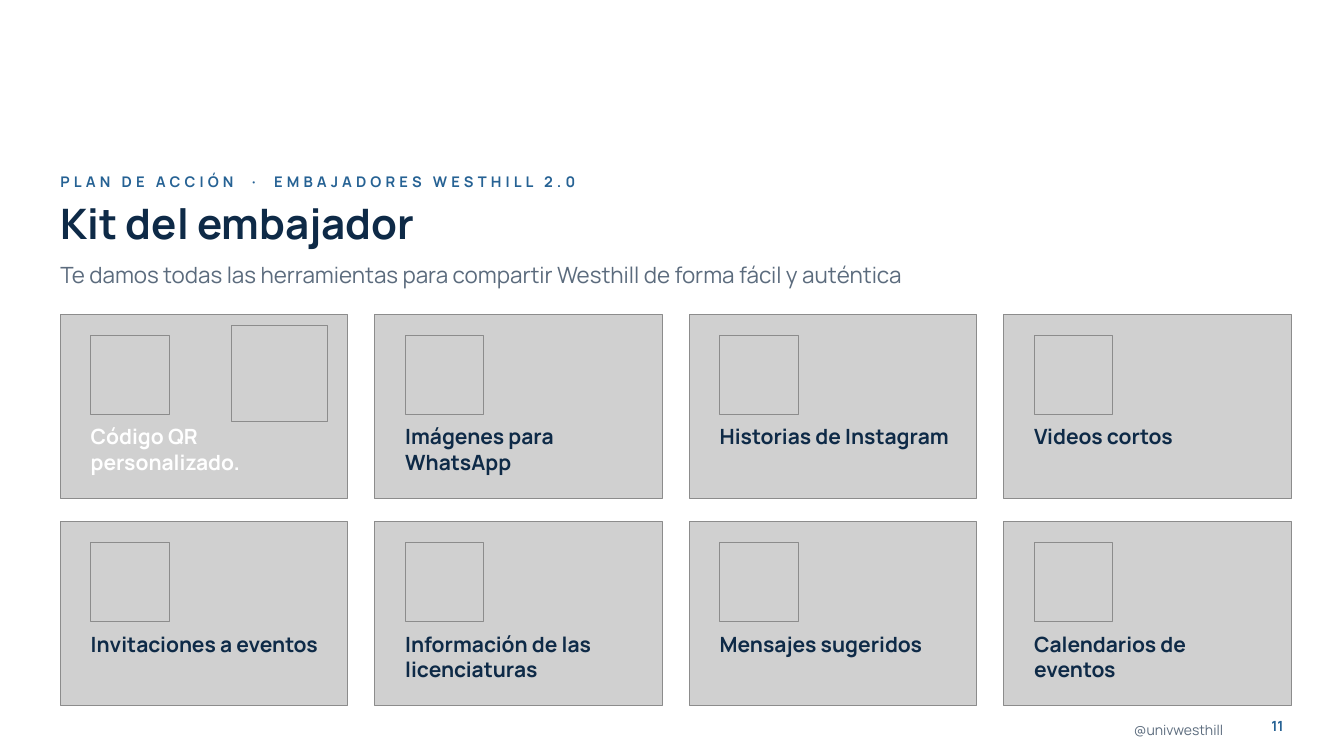
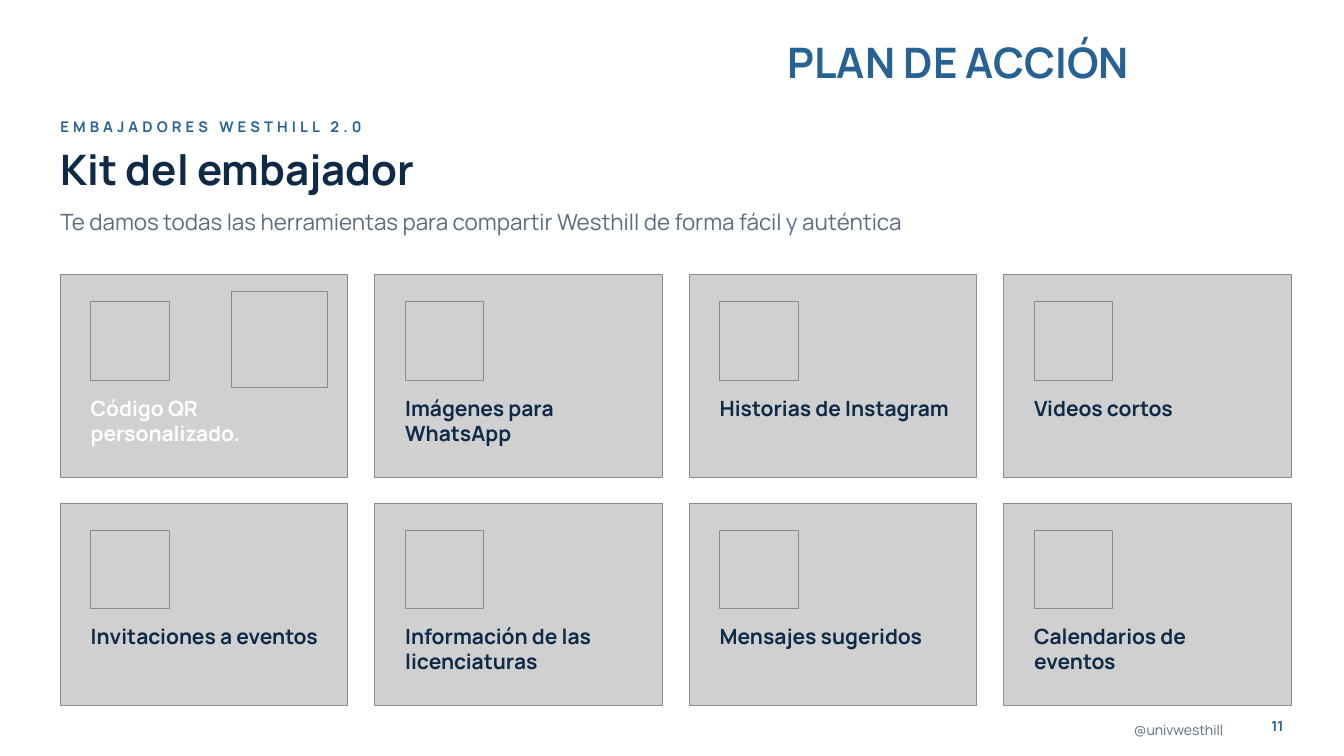
Before and after one commit to dnmcamiloedson-arch/EdUW, a slide deck: slide 11 of presentaciones/Plan_de_Accion_Embajadores_Westhill_2027.pptx. Drawn at 1344x756 pixels with LibreOffice and Linux fonts; fonts in the diff are those of the drawing; grey boxes stand for pictures; background and template pictures are left out. Boxes give left, top, right and bottom in pixels: in the first picture for what was removed or moved away, otherwise in the second. Text is boxed around its words. In the diff, an @@ line names an element or a change of style, - is before the commit and + after.

```diff
--- a/presentaciones/Plan_de_Accion_Embajadores_Westhill_2027.pptx
+++ b/presentaciones/Plan_de_Accion_Embajadores_Westhill_2027.pptx
@@ text added at bbox=[788, 39, 1129, 79], 30 pt, text #266294, bold @@
+PLAN DE ACCIÓN
@@ title "Kit del embajador": place and size @@
-title "Kit del embajador" at bbox=[60, 208, 414, 249]
+title "Kit del embajador" at bbox=[60, 154, 414, 195]
@@ text at bbox=[60, 121, 361, 133]: text changed @@
-PLAN DE ACCIÓN · EMBAJADORES WESTHILL 2.0
+EMBAJADORES WESTHILL 2.0
@@ text "Te damos todas las herramientas ...": place and size @@
-text "Te damos todas las herramientas ..." at bbox=[60, 265, 901, 289]
+text "Te damos todas las herramientas ..." at bbox=[60, 212, 901, 236]
@@ picture: place and size @@
-picture at bbox=[60, 315, 348, 498]
+picture at bbox=[60, 274, 348, 477]
@@ picture: place and size @@
-picture at bbox=[375, 315, 662, 498]
+picture at bbox=[375, 274, 662, 477]
@@ picture: place and size @@
-picture at bbox=[690, 315, 977, 498]
+picture at bbox=[690, 274, 977, 477]
@@ picture: place and size @@
-picture at bbox=[1004, 315, 1292, 498]
+picture at bbox=[1004, 274, 1292, 477]
@@ 5 pictures: place and size @@
-5 pictures at bbox=[91, 326, 1113, 421]
+5 pictures at bbox=[91, 291, 1113, 387]
@@ text "Código QR personalizado.": place and size @@
-text "Código QR personalizado." at bbox=[91, 428, 240, 475]
+text "Código QR personalizado." at bbox=[91, 400, 240, 446]
@@ text "Imágenes para WhatsApp": place and size @@
-text "Imágenes para WhatsApp" at bbox=[405, 427, 553, 475]
+text "Imágenes para WhatsApp" at bbox=[405, 399, 553, 446]
@@ text "Historias de Instagram": place and size @@
-text "Historias de Instagram" at bbox=[720, 428, 949, 450]
+text "Historias de Instagram" at bbox=[720, 400, 949, 422]
@@ text "Videos cortos": place and size @@
-text "Videos cortos" at bbox=[1034, 428, 1173, 445]
+text "Videos cortos" at bbox=[1034, 400, 1173, 417]
@@ picture: place and size @@
-picture at bbox=[60, 522, 348, 706]
+picture at bbox=[60, 503, 348, 706]
@@ picture: place and size @@
-picture at bbox=[375, 522, 662, 706]
+picture at bbox=[375, 503, 662, 706]
@@ picture: place and size @@
-picture at bbox=[690, 522, 977, 706]
+picture at bbox=[690, 503, 977, 706]
@@ picture: place and size @@
-picture at bbox=[1004, 522, 1292, 706]
+picture at bbox=[1004, 503, 1292, 706]
@@ 4 pictures: place and size @@
-4 pictures at bbox=[91, 543, 1113, 622]
+4 pictures at bbox=[91, 530, 1113, 609]
@@ text "Invitaciones a eventos": place and size @@
-text "Invitaciones a eventos" at bbox=[91, 636, 317, 653]
+text "Invitaciones a eventos" at bbox=[91, 628, 317, 645]
@@ text "Información de las licenciaturas": place and size @@
-text "Información de las licenciaturas" at bbox=[405, 635, 591, 678]
+text "Información de las licenciaturas" at bbox=[405, 627, 591, 670]
@@ text "Mensajes sugeridos": place and size @@
-text "Mensajes sugeridos" at bbox=[720, 636, 922, 658]
+text "Mensajes sugeridos" at bbox=[720, 628, 922, 650]
@@ text "Calendarios de eventos": place and size @@
-text "Calendarios de eventos" at bbox=[1034, 636, 1186, 678]
+text "Calendarios de eventos" at bbox=[1034, 628, 1186, 670]
```
Also in this commit, not shown: 9 other slides changed.
